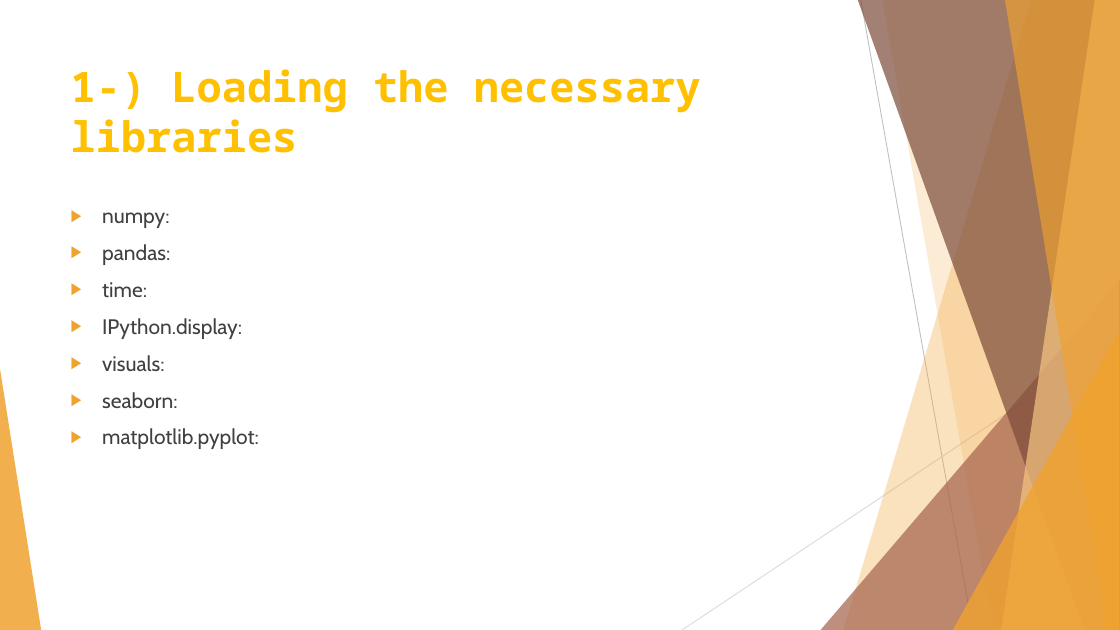
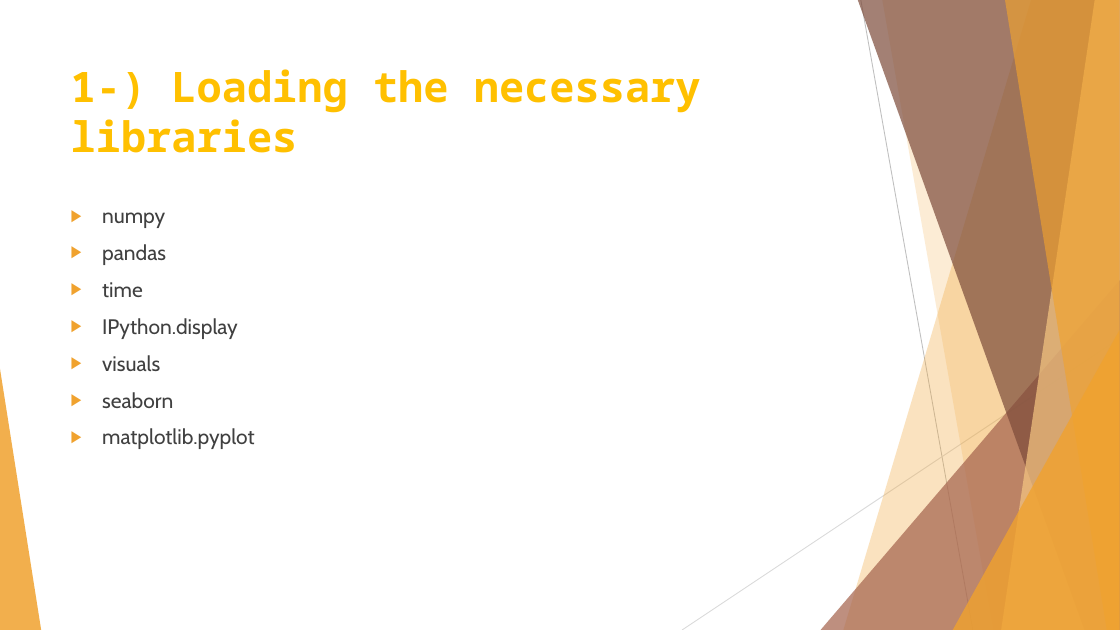
Before and after one commit to badicev/finding_donors, a slide deck: slide 4 of MLCharity-BaşakDilaraÇevik.pptx. Drawn at 1120x630 pixels with LibreOffice and Linux fonts; fonts in the diff are those of the drawing. Boxes give left, top, right and bottom in pixels: in the first picture for what was removed or moved away, otherwise in the second. Text is boxed around its words. In the diff, an @@ line names an element or a change of style, - is before the commit and + after.

```diff
--- a/MLCharity-BaşakDilaraÇevik.pptx
+++ b/MLCharity-BaşakDilaraÇevik.pptx
@@ text at <box>102,212,255,449</box>: text changed @@
-▶ numpy:
-▶ pandas:
-▶ time:
-▶ IPython.display:
-▶ visuals:
-▶ seaborn:
-▶ matplotlib.pyplot:
+▶ numpy
+▶ pandas
+▶ time
+▶ IPython.display
+▶ visuals
+▶ seaborn
+▶ matplotlib.pyplot
```
Also in this commit, not shown: 7 other slides changed, 13 slides added, 4 slides removed, 41 other files.
